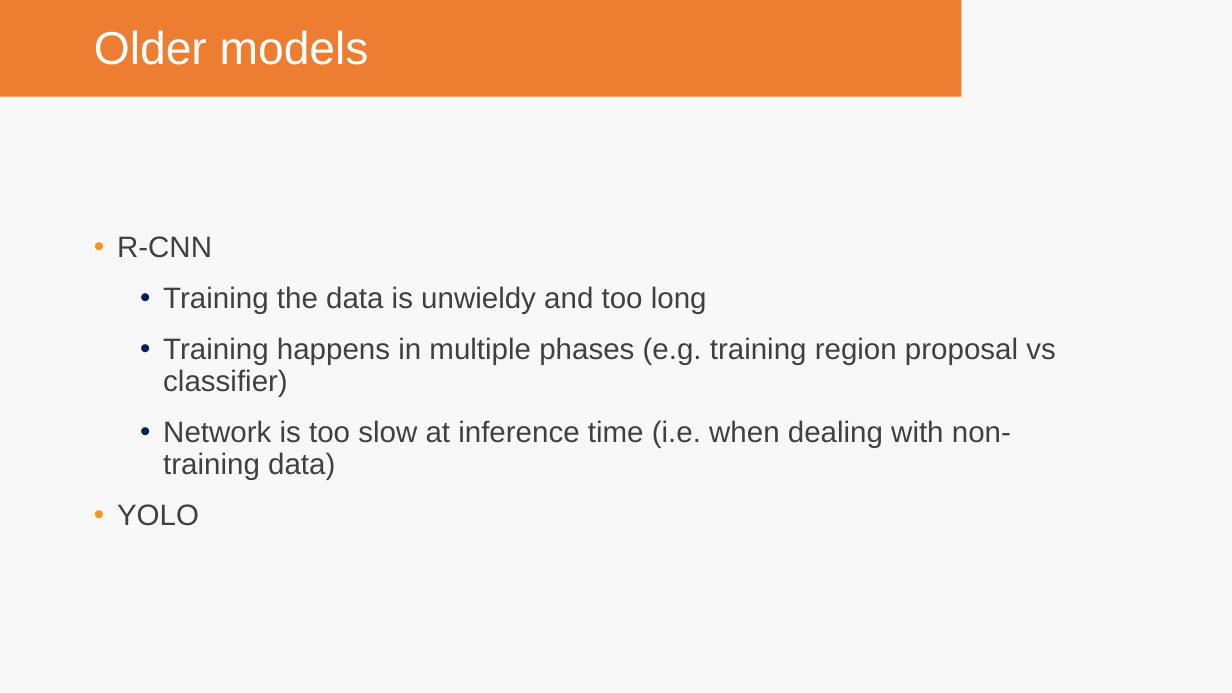
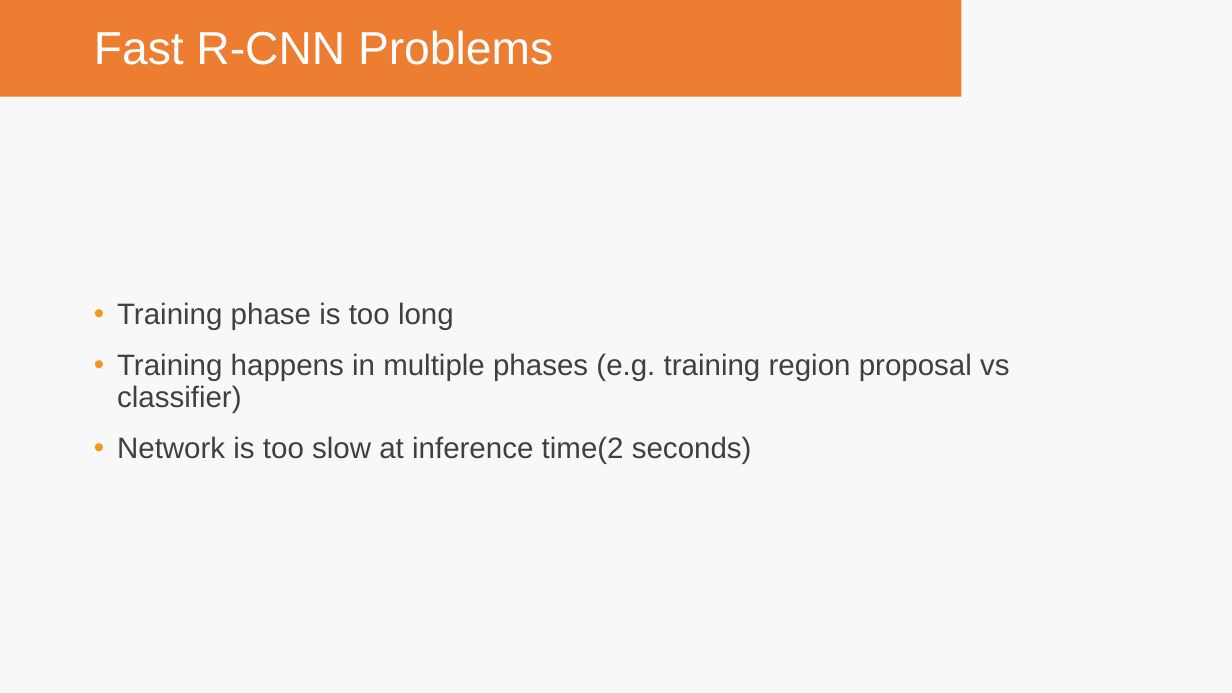
Before and after one commit to YuvalAmrami/DeepLearningEx2, a slide deck: slide 4 of presentation/מצגת מטמפלייט.pptx (slide 2 before the commit). Drawn at 1232x693 pixels with LibreOffice and Linux fonts; fonts in the diff are those of the drawing; background and template pictures are left out. Boxes give left, top, right and bottom in pixels: in the first picture for what was removed or moved away, otherwise in the second. Text is boxed around its words. In the diff, an @@ line names an element or a change of style, - is before the commit and + after.

```diff
--- a/presentation/מצגת מטמפלייט.pptx
+++ b/presentation/מצגת מטמפלייט.pptx
@@ title at [94, 30, 553, 65]: text changed @@
-Older models
+Fast R-CNN Problems
@@ text at [117, 302, 454, 330]: text changed @@
-• R-CNN
-  • Training the data is unwieldy and too long
+• Training phase is too long
@@ text at [117, 353, 1010, 413]: list level 2 to 1 in "Training happens in multiple phases ..."; bullet colour #002060 to #F7941D @@
@@ text at [117, 436, 752, 464]: text changed @@
-  • Network is too slow at inference time (i.e. when dealing with non-training data)
-• YOLO
+• Network is too slow at inference time(2 seconds)
```
Also in this commit, not shown: 7 slides added, 1 other file.
